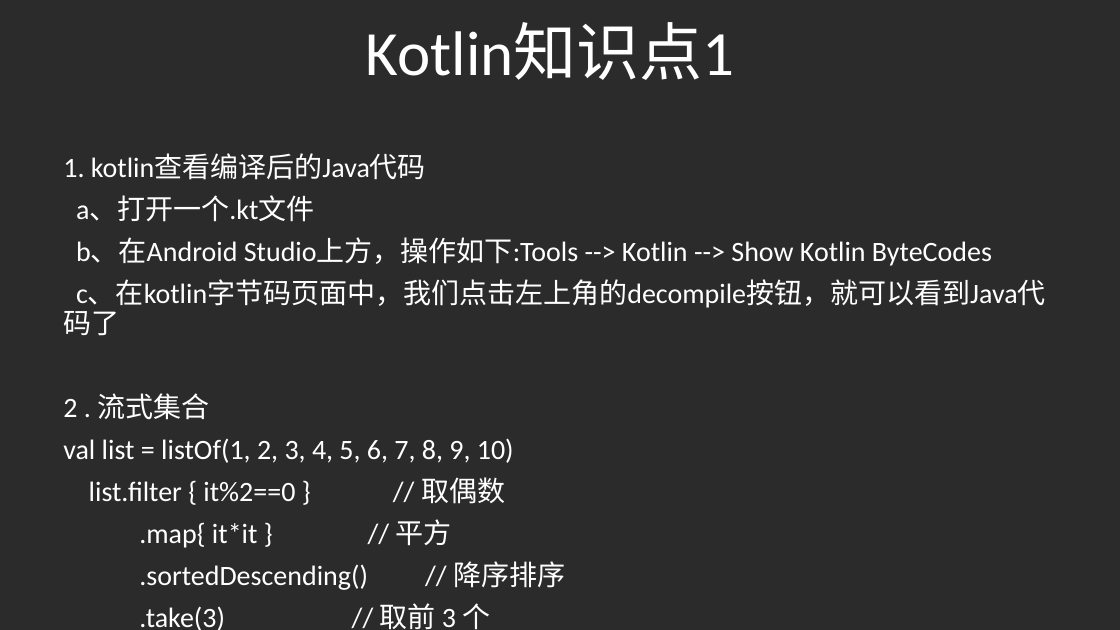
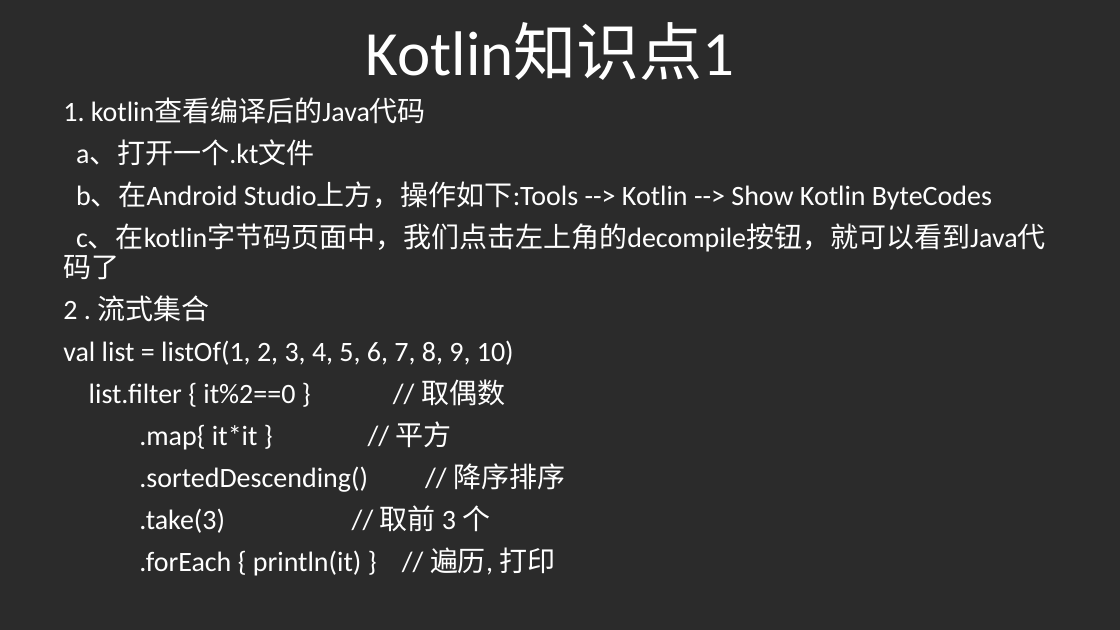
Before and after one commit to gaoleicoding/HelloKotlin, a slide deck: slide 16 of KotlinApp/Kotlin分享.pptx. Drawn at 1120x630 pixels with LibreOffice and Linux fonts; fonts in the diff are those of the drawing; background and template pictures are left out; a plain dark background stands for a picture behind light text. Boxes give left, top, right and bottom in pixels: in the first picture for what was removed or moved away, otherwise in the second. Text is boxed around its words. In the diff, an @@ line names an element or a change of style, - is before the commit and + after.

```diff
--- a/KotlinApp/Kotlin分享.pptx
+++ b/KotlinApp/Kotlin分享.pptx
@@ subtitle "1. kotlin查看编译后的Java代码": place and size @@
-subtitle "1. kotlin查看编译后的Java代码" at <box>63,154,1046,630</box>
+subtitle "1. kotlin查看编译后的Java代码" at <box>63,98,1046,576</box>
```
Also in this commit, not shown: 1 slide added, 4 other files.
